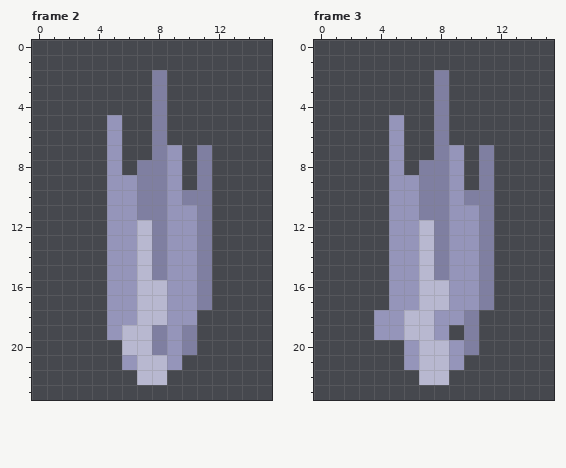
Pixel-art file: cloud titan/sprites/prop/plants/grass/TALL GRASS.aseprite. Above is the file before it was changed.
16x24 pixels, 4 frames. Shown: frame 2, frame 3. The commit also changed other frames, which this record leaves out.
Now the later version:
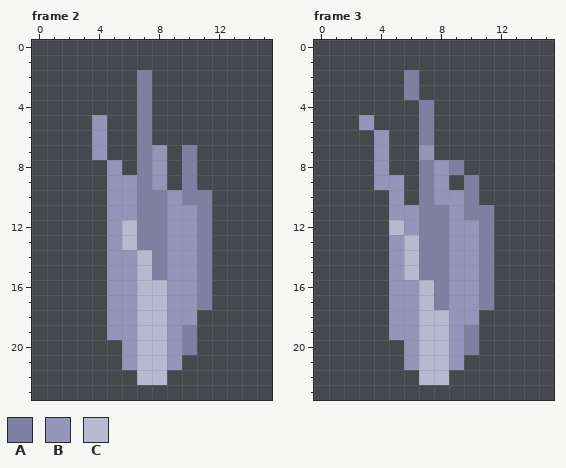
Palette (. is transparent): A #7f7fa1  B #9595ba  C #b8b8d0
The exact change:
Frame 2, layers "Layer 2", "Layer 3", "Layer 4":
The edit adds colour A in rows 2 to 6 at x 7; in row 7 at x 7 and 10; in rows 8 to 9 at x 10.
Colour C gives way to colour A in rows 12 to 13 at x 7.
The edit adds colour B in rows 5 to 7 at x 4.
Colour A gives way to colour B in rows 7 to 9 at x 8.
Colour C gives way to colour B in rows 19 to 20 at x 6.
Colour A gives way to colour C in rows 19 to 20 at x 8.
Colour B gives way to colour C in rows 12 to 13 at x 6.
The author cleared colour A in rows 2 to 6 at x 8; in rows 7 to 9 at x 11.
The author cleared colour B in rows 5 to 6 at x 5; in row 7 at x 5 and 9; in rows 8 to 9 at x 9.
Frame 3, layers "Layer 2", "Layer 3", "Layer 4":
The edit adds colour A in rows 2 to 3 at x 6; in rows 4 to 6 at x 7; in row 9 at x 10.
Colour B gives way to colour A in row 8 at x 9; in row 11 at x 10.
Colour C gives way to colour A in rows 12 to 15 at x 7; in rows 16 to 17 at x 8.
The edit adds colour B in row 5 at x 3; in row 6 at x 4; in row 7 at x 4 and 7; in rows 8 to 9 at x 4; in row 19 at x 9.
Colour A gives way to colour B in rows 8 to 10 at x 8; in row 18 at x 10.
Colour C gives way to colour B in rows 18 to 19 at x 6.
Colour B gives way to colour C in row 12 at x 5; in rows 13 to 15 at x 6; in rows 18 to 19 at x 8.
The author cleared colour A in rows 2 to 6 at x 8; in row 7 at x 8 and 11; in rows 8 to 10 at x 11.
The author cleared colour B in rows 5 to 6 at x 5; in row 7 at x 5 and 9; in row 8 at x 5; in row 9 at x 6 and 9; in row 10 at x 6; in rows 18 to 19 at x 4.
Boxes around the changes in both pictures, in picture pixels (x1, y1, x2, y2):
changed: (92, 70, 212, 250)
changed: (122, 325, 167, 355)
changed: (359, 70, 494, 340)
